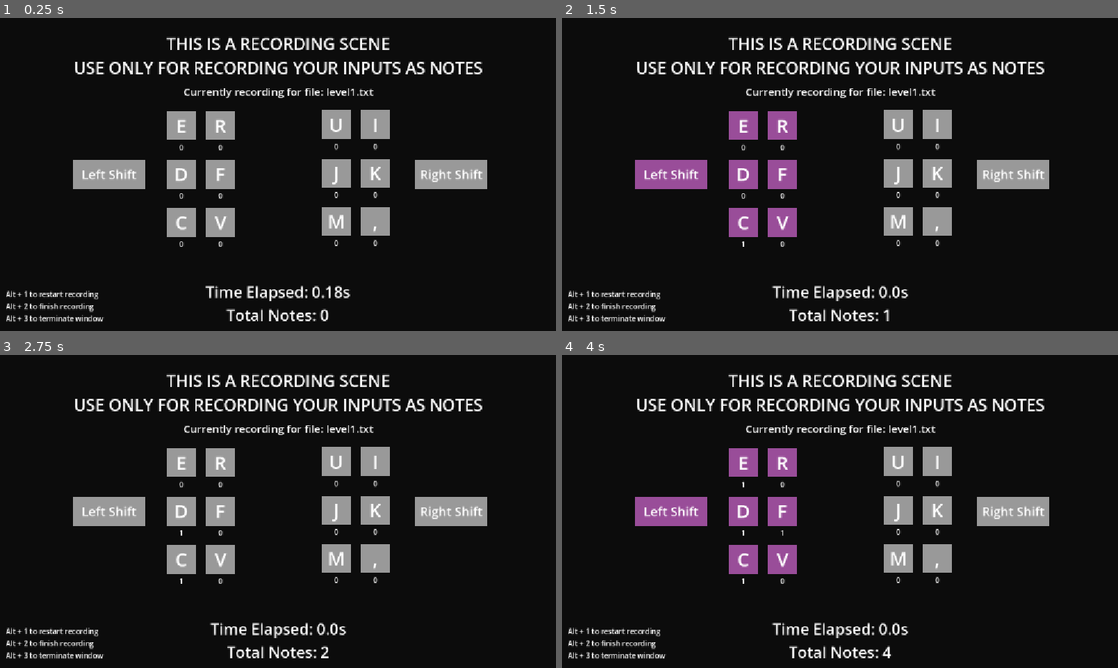
Above: before the commit, frames 1-4 (two rows, left to right).
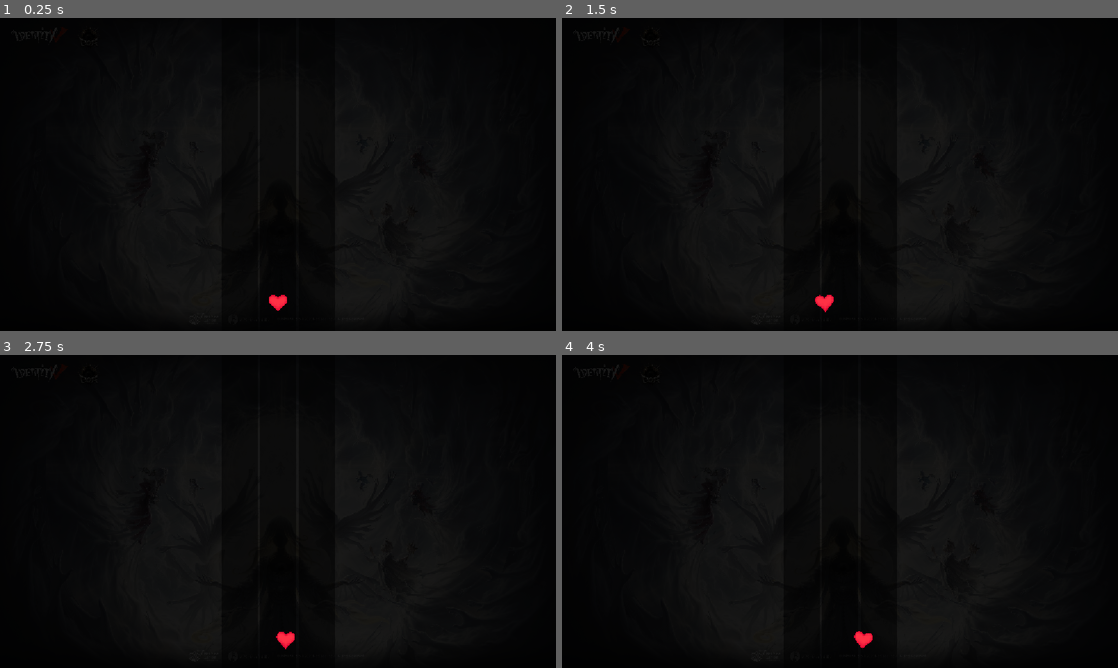
Above: after the commit, the same moments.

Repository: YugoJr/Prototype
Game: Godot game, scene res://scenes/main_scene.tscn
Same seed, same stepped clock (60 frames per second), same inputs: the game is played once before the commit and once after it. Before the commit the project starts from res://scenes/record_scene.tscn. Sound files missing from this copy of the repository are replaced by a short silence.
Inputs (mouse positions are in pixels of both pictures, inside the frame that each line leads up to):
- Up to frame 1 (0.25 s): no input
- Up to frame 2 (1.5 s): tap Enter at 0.5 s; move the mouse to (962, 158) at 0.52 s; tap 2 at 0.6 s; move the mouse to (728, 190) at 1.27 s; hold Shift (shiftLEFT) from 1.28 s (still down); tap C (noteC) at 1.35 s
- Up to frame 3 (2.75 s): tap 2 at 1.55, 2.3 s; tap Space at 2 s; move the mouse to (333, 442) at 2.02 s; release Shift (shiftLEFT) at 2.03 s; tap D (noteD) at 2.1 s
- Up to frame 4 (4 s): tap Enter at 2.75 s; move the mouse to (812, 574) at 2.77 s; tap E (noteE) at 2.85 s; tap 2 at 3.05, 3.8 s; tap Space at 3.5 s; move the mouse to (1006, 558) at 3.52 s; hold Shift (shiftLEFT) from 3.53 s (still down); tap F (noteF) at 3.6 s

The runs differ from the first frame. In frame 1, 13% of the frame differs, in the area x 1-88%, y 6-98%; in frame 2, 13%; in frame 3, 13%; in frame 4, 13%.

Commit message:
added prototype player and 3 lines

Diff:
--- a/project.godot
+++ b/project.godot
@@ -11,7 +11,7 @@
 [application]
 
 config/name="Prototype game"
-run/main_scene="uid://bje1xs1ll5el8"
+run/main_scene="uid://b1b2y2ulkgdtl"
 config/features=PackedStringArray("4.6", "GL Compatibility")
 boot_splash/show_image=false
 boot_splash/use_filter=false
@@ -22,6 +22,7 @@
 
 [display]
 
+window/size/resizable=false
 window/stretch/mode="canvas_items"
 
 [input]
--- /dev/null
+++ b/scenes/main_scene.tscn
@@ -0,0 +1,19 @@
+[gd_scene format=3 uid="uid://b1b2y2ulkgdtl"]
+
+[ext_resource type="PackedScene" uid="uid://cs0y42wbyedqp" path="res://scenes/player.tscn" id="1_pw63i"]
+[ext_resource type="PackedScene" uid="uid://bnpkfp3pi4wix" path="res://scenes/main_ui.tscn" id="1_w2twt"]
+[ext_resource type="AudioStream" uid="uid://dl1wyo3sht1tv" path="res://assets/music/level1.mp3" id="3_7ykc4"]
+
+[node name="mainScene" type="Node2D" unique_id=1723682673]
+
+[node name="CanvasGroup" type="CanvasLayer" parent="." unique_id=1734742517]
+layer = -1
+
+[node name="mainUI" parent="CanvasGroup" unique_id=2026747027 instance=ExtResource("1_w2twt")]
+
+[node name="player" parent="." unique_id=210516738 instance=ExtResource("1_pw63i")]
+position = Vector2(576, 591)
+
+[node name="AudioStreamPlayer" type="AudioStreamPlayer" parent="." unique_id=372020352]
+stream = ExtResource("3_7ykc4")
+autoplay = true
--- /dev/null
+++ b/scenes/main_ui.tscn
@@ -0,0 +1,70 @@
+[gd_scene format=3 uid="uid://bnpkfp3pi4wix"]
+
+[ext_resource type="Texture2D" uid="uid://duq7tvm047d1e" path="res://assets/background/coa9.jpeg" id="1_fnul3"]
+
+[sub_resource type="StyleBoxFlat" id="StyleBoxFlat_fnul3"]
+bg_color = Color(0, 0, 0, 0.5058824)
+
+[node name="mainUI" type="Control" unique_id=2026747027]
+layout_mode = 3
+anchors_preset = 15
+anchor_right = 1.0
+anchor_bottom = 1.0
+grow_horizontal = 2
+grow_vertical = 2
+
+[node name="background" type="TextureRect" parent="." unique_id=1951291921]
+self_modulate = Color(0.10249352, 0.10249352, 0.10249352, 1)
+z_index = -1
+layout_mode = 1
+anchors_preset = 15
+anchor_right = 1.0
+anchor_bottom = 1.0
+grow_horizontal = 2
+grow_vertical = 2
+texture = ExtResource("1_fnul3")
+expand_mode = 1
+
+[node name="playerLines" type="Node" parent="." unique_id=1938424199]
+
+[node name="Panel" type="Panel" parent="playerLines" unique_id=231553751]
+anchors_preset = 8
+anchor_left = 0.5
+anchor_top = 0.5
+anchor_right = 0.5
+anchor_bottom = 0.5
+offset_left = -37.5
+offset_top = -350.0
+offset_right = 37.5
+offset_bottom = 350.0
+grow_horizontal = 2
+grow_vertical = 2
+theme_override_styles/panel = SubResource("StyleBoxFlat_fnul3")
+
+[node name="Panel3" type="Panel" parent="playerLines" unique_id=680392843]
+anchors_preset = 8
+anchor_left = 0.5
+anchor_top = 0.5
+anchor_right = 0.5
+anchor_bottom = 0.5
+offset_left = -117.5
+offset_top = -350.0
+offset_right = -42.5
+offset_bottom = 350.0
+grow_horizontal = 2
+grow_vertical = 2
+theme_override_styles/panel = SubResource("StyleBoxFlat_fnul3")
+
+[node name="Panel2" type="Panel" parent="playerLines" unique_id=152965409]
+anchors_preset = 8
+anchor_left = 0.5
+anchor_top = 0.5
+anchor_right = 0.5
+anchor_bottom = 0.5
+offset_left = 42.5
+offset_top = -350.0
+offset_right = 117.5
+offset_bottom = 350.0
+grow_horizontal = 2
+grow_vertical = 2
+theme_override_styles/panel = SubResource("StyleBoxFlat_fnul3")
--- /dev/null
+++ b/scenes/player.tscn
@@ -0,0 +1,17 @@
+[gd_scene format=3 uid="uid://cs0y42wbyedqp"]
+
+[ext_resource type="Script" uid="uid://bd2e3npqrs5j5" path="res://scripts/player.gd" id="1_3vyb7"]
+[ext_resource type="Texture2D" uid="uid://c1e2uncn3ns8n" path="res://assets/sprites/placeholder.png" id="2_g2els"]
+
+[sub_resource type="CircleShape2D" id="CircleShape2D_g2els"]
+
+[node name="player" type="Area2D" unique_id=210516738]
+script = ExtResource("1_3vyb7")
+
+[node name="Sprite2D" type="Sprite2D" parent="." unique_id=170404103]
+scale = Vector2(0.1, 0.1)
+texture = ExtResource("2_g2els")
+
+[node name="CollisionShape2D" type="CollisionShape2D" parent="." unique_id=83157567]
+scale = Vector2(1.53, 1.53)
+shape = SubResource("CircleShape2D_g2els")
--- a/scripts/global.gd
+++ b/scripts/global.gd
@@ -1,5 +1,12 @@
-extends Node
+extends Node2D
 
 func convertToKeyStr(value):
 	var strings = ["keyE", "keyR", "keyD", "keyF", "keyC", "keyV", "keyU", "keyI", "keyJ", "keyK", "keyM", "key,"]
 	return strings[value]
+
+var viewportSize
+var centerViewport
+
+func _ready() -> void:
+	viewportSize = get_viewport_rect().size
+	centerViewport = viewportSize / 2
--- /dev/null
+++ b/scripts/player.gd
@@ -0,0 +1,10 @@
+extends Area2D
+
+func _physics_process(delta: float) -> void:
+	var mouseX = get_global_mouse_position().x
+	var mouseRatio = clamp(mouseX / global.viewportSize.x, 0.0, 1.0)
+	var boxLeft = global.centerViewport.x - 80
+	var boxRight = global.centerViewport.x + 80
+	var targetX = lerp(boxLeft, boxRight, mouseRatio)
+	position.x = lerp(position.x, targetX, 0.3)
+	rotation = (position.x - global.centerViewport.x) / 360
--- a/scripts/record.gd
+++ b/scripts/record.gd
@@ -87,7 +87,7 @@
 	file.store_string(json)
 
 	file.close()
-	print(">>> RECORDING SAVED SUCCESSFULLY AS: " + toRecord)
+	print(">>> RECORDING SAVED SUCCESSFULLY TO: " + toRecord)
 	get_tree().quit()
 
 
Binary file added: assets/background/coa9.jpeg
Not shown, added: assets/background/coa9.jpeg.import
Binary file added: assets/sprites/placeholder.png
Not shown, added: assets/sprites/placeholder.png.import
Not shown, changed: levels/level1.txt
Not shown, added: scripts/player.gd.uid
